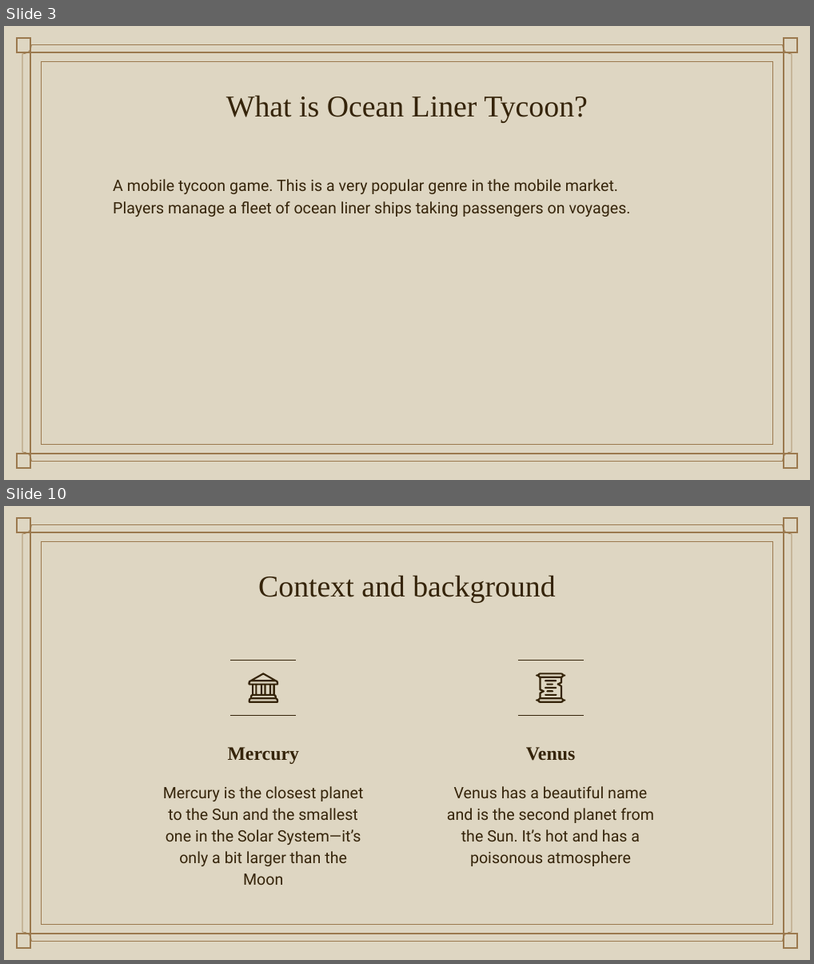
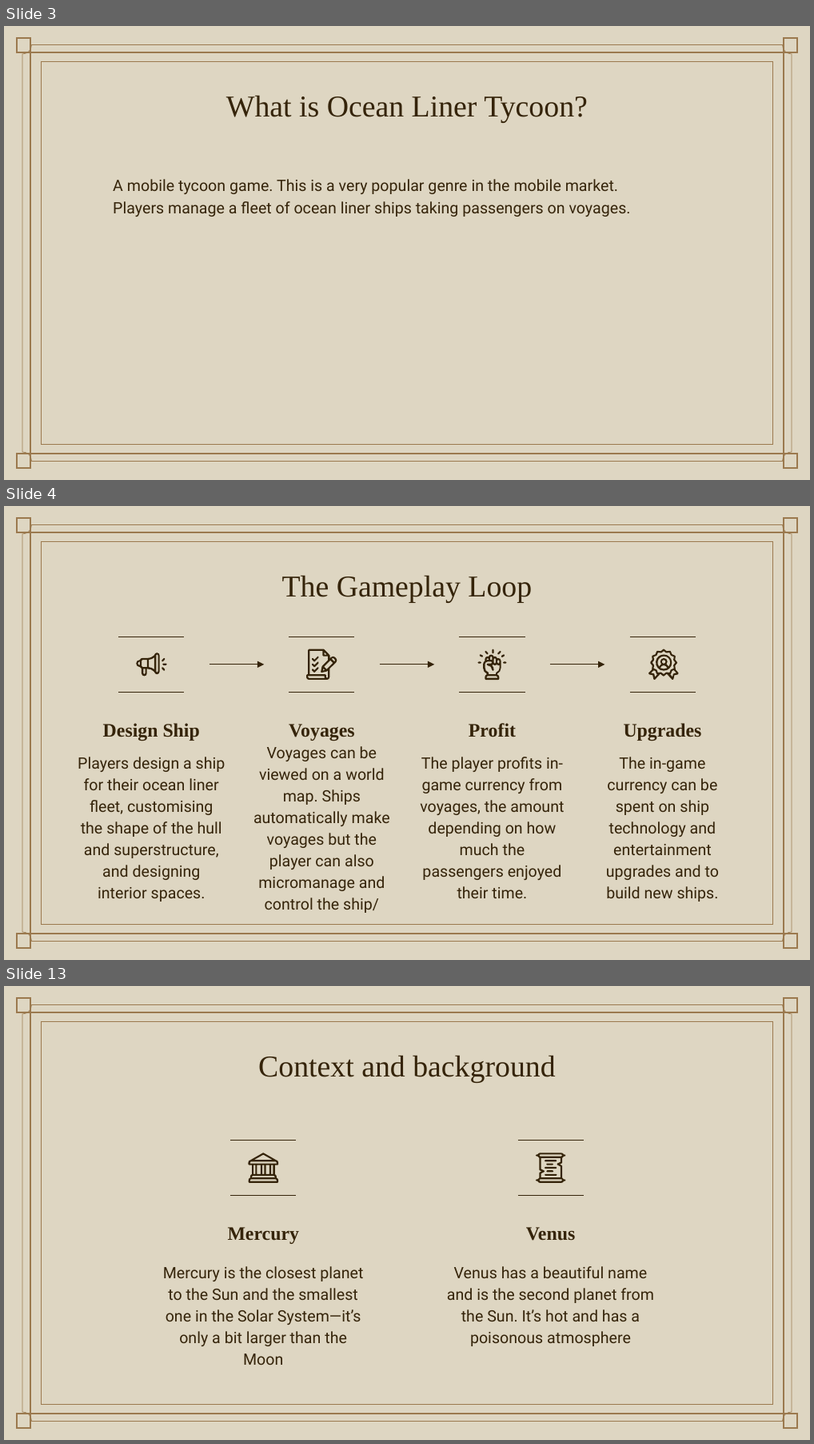
Before and after one commit to LyciaStenson/OceanLinerTycoon, a slide deck: Documents/Ocean Liner Tycoon Pitch.pptx. Shown one above the other, each under a label of ours: slides 3 and 10 before the commit, slides 3, 4 and 13 after it; the slides between them are not shown. The pictures are 814x964 and 814x1444 pixels, drawn with LibreOffice and Linux fonts; fonts in the diff are those of the drawing; background and template pictures are left out. Boxes give left, top, right and bottom in pixels: in the first picture for what was removed or moved away, otherwise in the second. Text is boxed around its words. In the diff, an @@ line names an element or a change of style, - is before the commit and + after.

Commit message:
Improved gameplay loop in pitch

```diff
--- a/Documents/Ocean Liner Tycoon Pitch.pptx
+++ b/Documents/Ocean Liner Tycoon Pitch.pptx
@@ slide 4 added at bbox=[4, 506, 810, 960], background picture (left out); not listed: 7 template elements that a slide beside it also shows @@
@@ title added at bbox=[282, 575, 532, 603], 27 pt, text #35240A @@
+The Gameplay Loop
@@ line added from (118, 636) to (185, 636), #35240A 0.75 pt @@
@@ line added from (290, 636) to (354, 636), #35240A 0.75 pt @@
@@ group added at bbox=[306, 648, 338, 680]: 4 freeform shapes @@
@@ line added from (460, 636) to (525, 636), #35240A 0.75 pt @@
@@ line added from (630, 636) to (696, 636), #35240A 0.75 pt @@
@@ freeform shape added at bbox=[648, 648, 679, 680], fill #35240A @@
@@ group added at bbox=[136, 652, 168, 676]: 4 freeform shapes @@
@@ arrow added from (210, 664) to (265, 664), #35240A 0.75 pt @@
@@ arrow added from (380, 664) to (434, 664), #35240A 0.75 pt @@
@@ group added at bbox=[478, 648, 507, 680]: 8 freeform shapes @@
@@ arrow added from (550, 664) to (605, 664), #35240A 0.75 pt @@
@@ freeform shape added at bbox=[655, 654, 673, 671], fill #35240A @@
@@ line added from (118, 692) to (185, 692), #35240A 0.75 pt @@
@@ line added from (290, 692) to (354, 692), #35240A 0.75 pt @@
@@ line added from (460, 692) to (525, 692), #35240A 0.75 pt @@
@@ line added from (630, 692) to (696, 692), #35240A 0.75 pt @@
@@ text added at bbox=[103, 723, 200, 740], 17 pt, text #35240A, bold @@
+Design Ship
@@ text added at bbox=[289, 724, 355, 740], 17 pt, text #35240A, bold @@
+Voyages
@@ text added at bbox=[469, 723, 516, 736], 17 pt, text #35240A, bold @@
+Profit
@@ text added at bbox=[624, 723, 702, 740], 17 pt, text #35240A, bold @@
+Upgrades
@@ text added at bbox=[78, 756, 226, 901], 14 pt, text #35240A @@
+Players design a ship for their ocean liner fleet, customising the shape of the hull and superstructure, and designing interior spaces.
@@ text added at bbox=[254, 746, 390, 912], 14 pt, text #35240A @@
+Voyages can be viewed on a world map. Ships automatically make voyages but the player can also micromanage and control the ship/
@@ text added at bbox=[420, 756, 564, 898], 14 pt, text #35240A @@
+The player profits in-game currency from voyages, the amount depending on how much the passengers enjoyed their time.
@@ text added at bbox=[606, 756, 719, 901], 14 pt, text #35240A @@
+The in-game currency can be spent on ship technology and entertainment upgrades and to build new ships.
@@ what was slide 10 is now slide 13 @@
```
Also in this commit, not shown: 3 slides changed, 2 other slides added, 2 slides removed, 3 other files.
